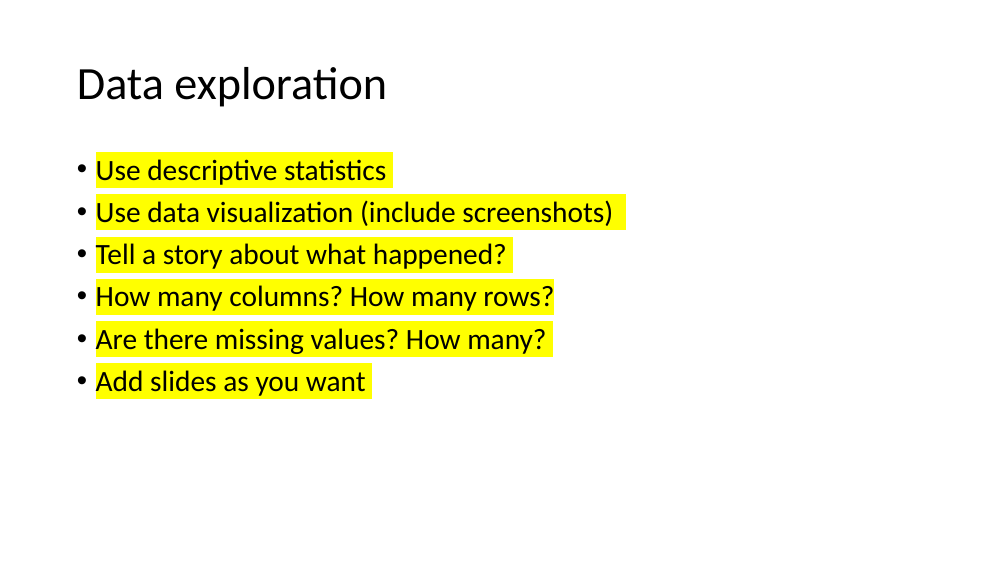
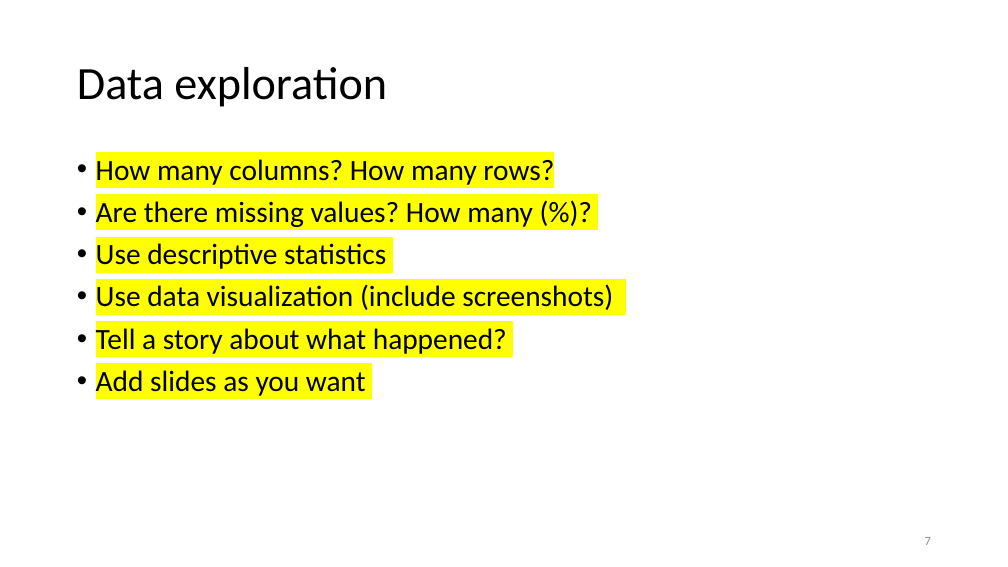
Before and after one commit to motazsaad/Data-Science-CSCI-3320, a slide deck: slide 7 of Project Presentation Template.pptx. Drawn at 1008x567 pixels with LibreOffice and Linux fonts; fonts in the diff are those of the drawing. Boxes give left, top, right and bottom in pixels: in the first picture for what was removed or moved away, otherwise in the second. Text is boxed around its words. In the diff, an @@ line names an element or a change of style, - is before the commit and + after.

```diff
--- a/Project Presentation Template.pptx
+++ b/Project Presentation Template.pptx
@@ text at [96,159,554,227]: paragraphs added @@
+• How many columns? How many rows?
+• Are there missing values? How many (%)?
@@ text at [96,285,554,354]: paragraphs removed @@
-• How many columns? How many rows?
-• Are there missing values? How many?
@@ page number added at [925,537,931,545], 12 pt, text #8C8C8C @@
+7
```
Also in this commit, not shown: 14 other slides changed.
